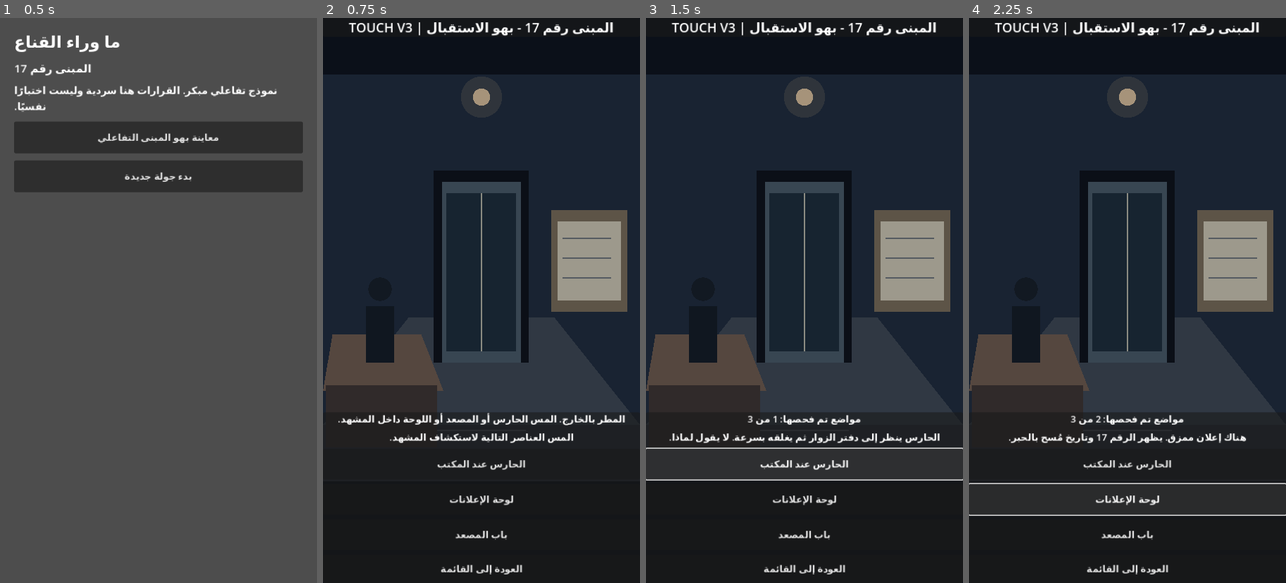
Above: before the commit, frames 1-4 (left to right).
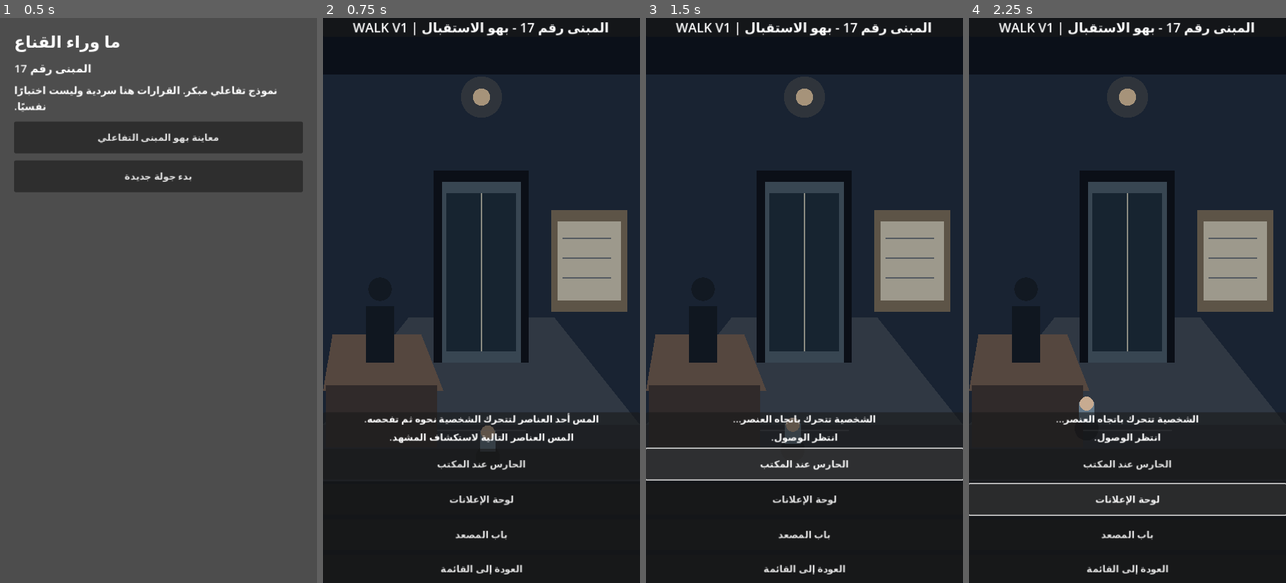
Above: after the commit, the same moments.

Repository: moh-ac-32000-del/Behind-the-Mask.-Private-
Game: Godot game, scene res://scenes/main.tscn
Same seed, same stepped clock (60 frames per second), same inputs: the game is played once before the commit and once after it.
Inputs:
- Up to frame 1 (0.5 s): no input
- Up to frame 2 (0.75 s): click "معاينة بهو المبنى التفاعلي" at 0.5 s
- Up to frame 3 (1.5 s): click "الحارس عند المكتب" at 1.25 s
- Up to frame 4 (2.25 s): click "لوحة الإعلانات" at 2 s

Frame 1 is identical in both runs. In frame 2, 1.8% of the frame differs, in the area x 4-96%, y 0-77%; in frame 3, 2.0%, in the area x 7-93%, y 0-76%; in frame 4, 2.0%.

Commit message:
feat(mobile): animate avatar toward touched lobby objects before inspection

Diff:
--- a/scripts/lobby.gd
+++ b/scripts/lobby.gd
@@ -5,6 +5,23 @@
 var status: Label
 var visited: Dictionary = {}
 var scene_font: Font
+var actor_position := Vector2(0.52, 0.77)
+var actor_destination := Vector2(0.52, 0.77)
+var pending_inspection := ""
+const WALK_SPEED := 0.32
+const DESTINATIONS := {"guard": Vector2(0.31, 0.72), "board": Vector2(0.71, 0.71), "lift": Vector2(0.52, 0.69)}
+
+func _process(delta: float) -> void:
+    if pending_inspection.is_empty():
+        return
+    var step := WALK_SPEED * delta
+    actor_position = actor_position.move_toward(actor_destination, step)
+    queue_redraw()
+    if actor_position.distance_to(actor_destination) < 0.003:
+        var arrived := pending_inspection
+        pending_inspection = ""
+        _show_inspection(arrived)
+
 var responses := {"guard": "الحارس ينظر إلى دفتر الزوار ثم يغلقه بسرعة. لا يقول لماذا.", "board": "هناك إعلان ممزق. يظهر الرقم 17 وتاريخ مُسح بالحبر.", "lift": "المصعد متوقف في طابق غير مذكور على اللوحة."}
 
 func _input(event: InputEvent) -> void:
@@ -24,6 +41,12 @@
         _inspect("lift")
 
 func _inspect(key: String) -> void:
+    pending_inspection = key
+    actor_destination = DESTINATIONS[key]
+    status.text = "الشخصية تتحرك باتجاه العنصر..."
+    detail.text = "انتظر الوصول."
+
+func _show_inspection(key: String) -> void:
     visited[key] = true
     detail.text = responses[key]
     status.text = "مواضع تم فحصها: %d من 3" % visited.size()
@@ -66,8 +89,16 @@
     draw_rect(Rect2(w*.74,h*.36,w*.2,h*.14),Color("#9d998c"))
     for i in range(3):
         draw_line(Vector2(w*.755,h*(.39+i*.035)),Vector2(w*.91,h*(.39+i*.035)),Color("#555b61"),2)
+    # Player avatar: simple top-down figure for touch-to-walk testing.
+    var p := Vector2(actor_position.x * w, actor_position.y * h)
+    draw_ellipse_placeholder(p, w)
     # Wet reflection
     draw_line(Vector2(w*.36,h*.73),Vector2(w*.64,h*.73),Color("#a2a5ad",.22),3)
+
+func draw_ellipse_placeholder(p: Vector2, w: float) -> void:
+    draw_circle(p + Vector2(0, 7), w * 0.038, Color("#05080d", 0.55))
+    draw_rect(Rect2(p.x - w * 0.025, p.y - w * 0.07, w * 0.05, w * 0.065), Color("#627788"))
+    draw_circle(p + Vector2(0, -w * 0.065), w * 0.022, Color("#c7ab91"))
 
 func _build_touch_targets() -> void:
     # Real Control buttons receive touch events reliably in mobile browsers.
@@ -99,7 +130,7 @@
     var top := PanelContainer.new()
     overlay.add_child(top)
     var top_label := Label.new()
-    top_label.text = "المبنى رقم 17 - بهو الاستقبال | TOUCH V3"
+    top_label.text = "المبنى رقم 17 - بهو الاستقبال | WALK V1"
     top_label.horizontal_alignment = HORIZONTAL_ALIGNMENT_CENTER
     top_label.add_theme_font_size_override("font_size",22)
     top.add_child(top_label)
@@ -115,7 +146,7 @@
     panel.add_child(controls)
     panel.mouse_filter = Control.MOUSE_FILTER_PASS
     status = Label.new()
-    status.text = "المطر بالخارج. المس الحارس أو المصعد أو اللوحة داخل المشهد."
+    status.text = "المس أحد العناصر لتتحرك الشخصية نحوه ثم تفحصه."
     status.autowrap_mode = TextServer.AUTOWRAP_WORD_SMART
     status.horizontal_alignment = HORIZONTAL_ALIGNMENT_CENTER
     controls.add_child(status)
